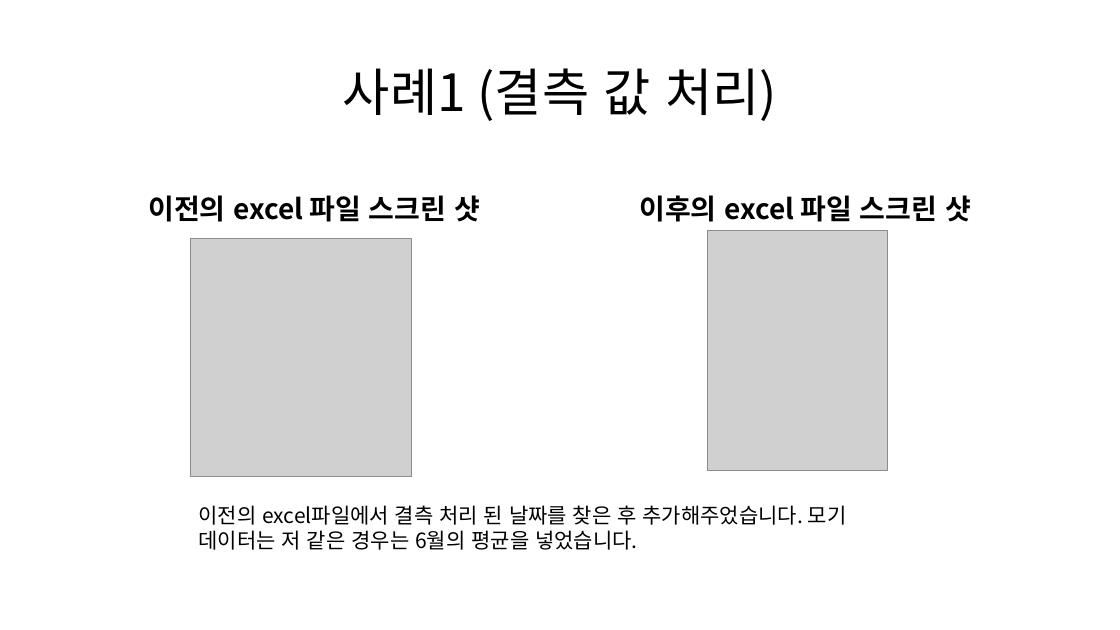
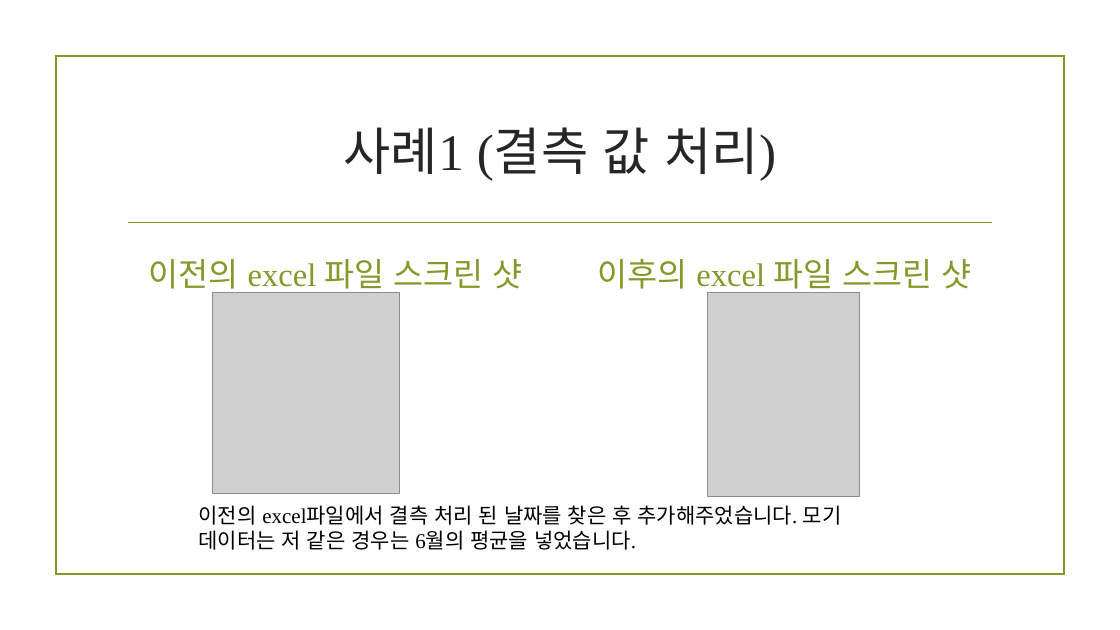
Before and after one commit to dongwoLee/LectureData, a slide deck: slide 1 of lecture data.pptx. Drawn at 1120x630 pixels with LibreOffice and Linux fonts; fonts in the diff are those of the drawing; grey boxes stand for pictures; background and template pictures are left out. Boxes give left, top, right and bottom in pixels: in the first picture for what was removed or moved away, otherwise in the second. Text is boxed around its words. In the diff, an @@ line names an element or a change of style, - is before the commit and + after.

Commit message:
lecture

```diff
--- a/lecture data.pptx
+++ b/lecture data.pptx
@@ rectangle added at [55,56,1064,575], outline #83992A 1.25 pt @@
@@ title "사례1 (결측 값 처리)": place and size @@
-title "사례1 (결측 값 처리)" at [343,68,777,121]
+title "사례1 (결측 값 처리)" at [344,127,776,181]
@@ title "사례1 (결측 값 처리)" at [344,127,776,181]: font Noto Sans CJK KR to Times New Roman, text colour #000000 to #262626; line spacing 0.9 to 1 @@
@@ line added from (129, 223) to (992, 223), #83992A 1.25 pt @@
@@ text "이전의 excel 파일 스크린 샷" at [148,259,523,294]: size 24 to 28 pt, font Noto Sans CJK KR to Times New Roman, text colour #000000 to #83992A, bold off; line spacing 0.9 to 1; more space between paragraphs @@
@@ text "이전의 excel 파일 스크린 샷": place and size @@
-text "이전의 excel 파일 스크린 샷" at [148,195,480,222]
+text "이전의 excel 파일 스크린 샷" at [148,259,523,294]
@@ text "이후의 excel 파일 스크린 샷": place and size @@
-text "이후의 excel 파일 스크린 샷" at [639,195,971,222]
+text "이후의 excel 파일 스크린 샷" at [597,259,972,294]
@@ text "이후의 excel 파일 스크린 샷" at [597,259,972,294]: size 24 to 28 pt, font Noto Sans CJK KR to Times New Roman, text colour #000000 to #83992A, bold off; line spacing 0.9 to 1; more space between paragraphs @@
@@ picture: place and size @@
-picture at [191,239,412,476]
+picture at [213,292,399,493]
@@ picture: place and size @@
-picture at [707,230,888,471]
+picture at [707,292,860,497]
@@ text "이전의 excel파일에서 결측 처리 된 ..." at [199,505,842,550]: font Noto Sans CJK KR to Times New Roman @@
```
Also in this commit, not shown: 7 slides added, 59 other files.
